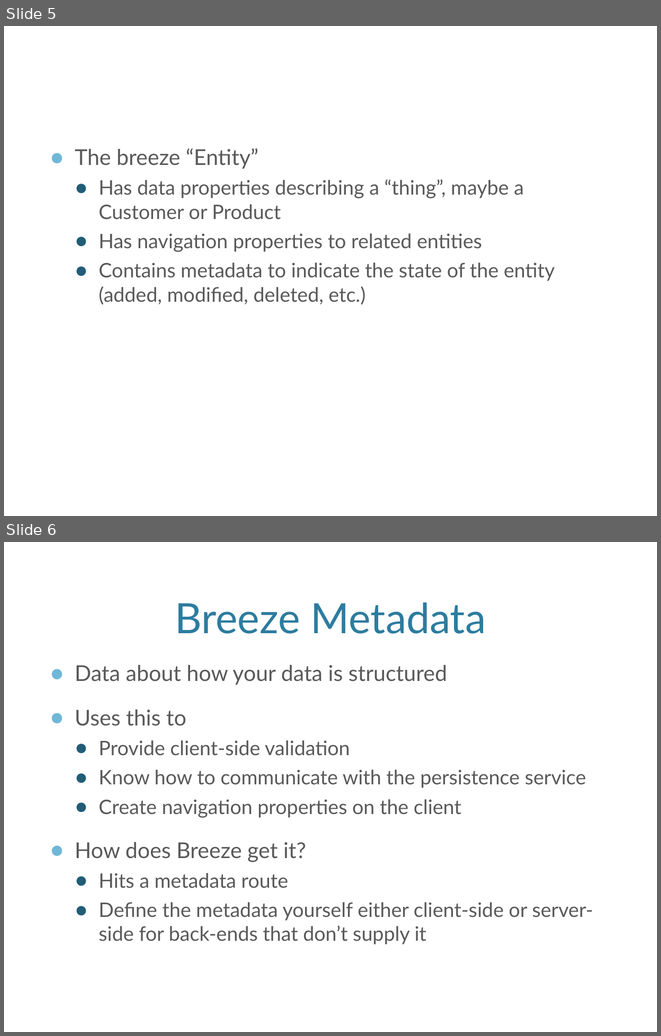
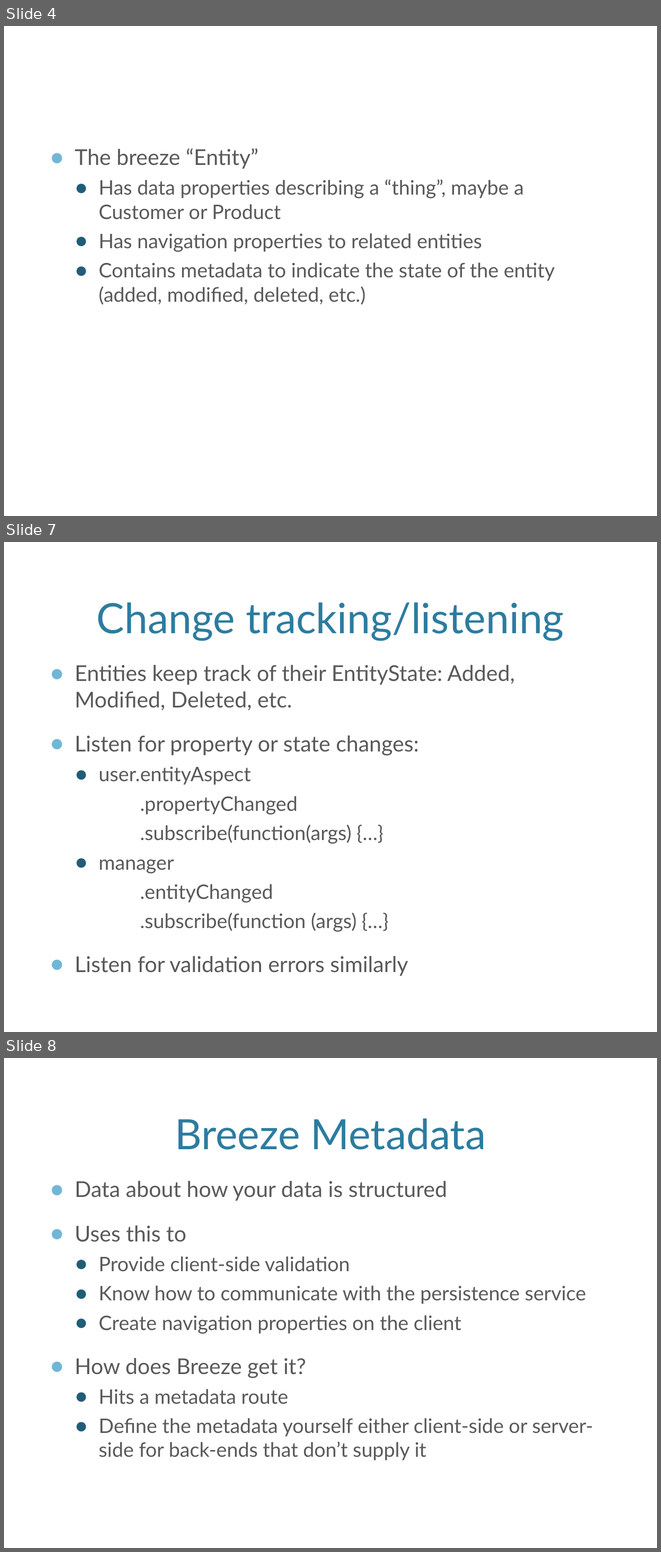
Before and after one commit to dportzline83/breeze-mongo-demo, a slide deck: Slides.pptx. Shown one above the other, each under a label of ours: slides 5 and 6 before the commit, slides 4, 7 and 8 after it; the slides between them are not shown. The pictures are 661x1036 and 661x1552 pixels, drawn with LibreOffice and Linux fonts; fonts in the diff are those of the drawing; background and template pictures are left out. Boxes give left, top, right and bottom in pixels: in the first picture for what was removed or moved away, otherwise in the second. Text is boxed around its words. In the diff, an @@ line names an element or a change of style, - is before the commit and + after.

```diff
--- a/Slides.pptx
+++ b/Slides.pptx
@@ slide 7 added at [4, 542, 657, 1032], background picture (left out) @@
@@ title added at [97, 602, 564, 641], 46 pt, text #2C7C9F @@
+Change tracking/listening
@@ text added at [74, 664, 514, 976], 24 pt, text #595959 @@
+● Entities keep track of their EntityState: Added, Modified, Deleted, etc.
+● Listen for property or state changes:
+  ● user.entityAspect
+  .propertyChanged
+  .subscribe(function(args) {…}
+  ● manager
+  .entityChanged
+  .subscribe(function (args) {…}
+● Listen for validation errors similarly
@@ what was slide 5 is now slide 4 @@
@@ what was slide 6 is now slide 8 @@
```
Also in this commit, not shown: 2 slides changed, 2 other slides added, 3 other files.
